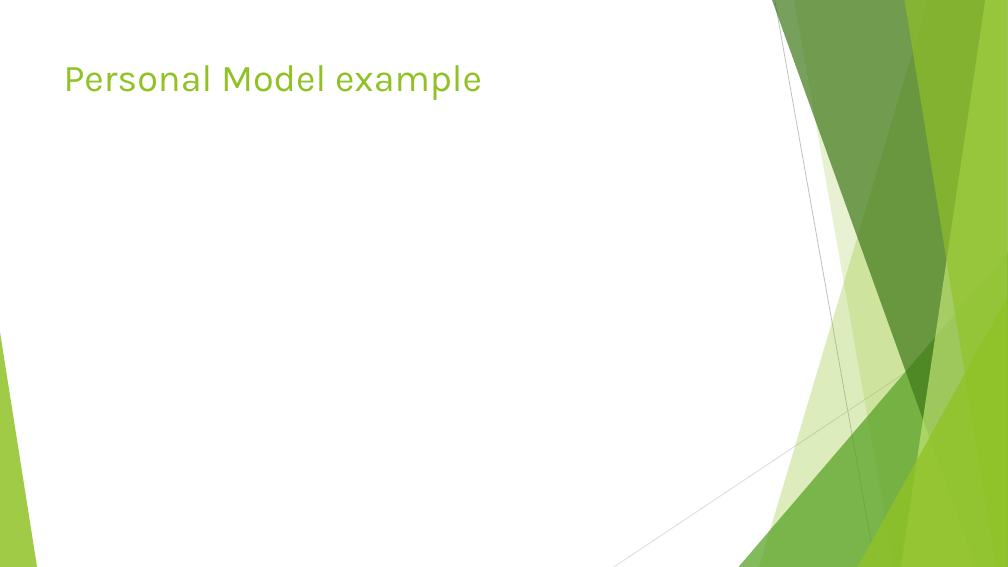
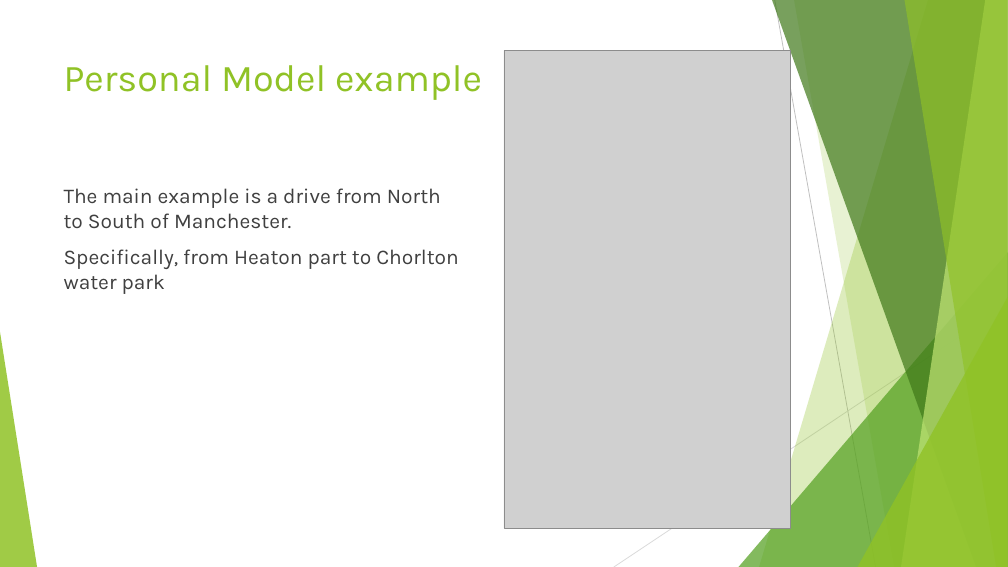
Before and after one commit to VlaStudy/ModelMapping, a slide deck: slide 5 of SustainabilityInNavigationPresentation.pptx. Drawn at 1008x567 pixels with LibreOffice and Linux fonts; fonts in the diff are those of the drawing; grey boxes stand for pictures. Boxes give left, top, right and bottom in pixels: in the first picture for what was removed or moved away, otherwise in the second. Text is boxed around its words. In the diff, an @@ line names an element or a change of style, - is before the commit and + after.

```diff
--- a/SustainabilityInNavigationPresentation.pptx
+++ b/SustainabilityInNavigationPresentation.pptx
@@ picture added at (504,51,790,529) @@
@@ text added at (64,188,459,294), 20 pt, text #404040 @@
+The main example is a drive from North to South of Manchester.
+Specifically, from Heaton part to Chorlton water park
```
Also in this commit, not shown: 5 other slides changed, 3 slides added, 3 slides removed, 2 other files.
